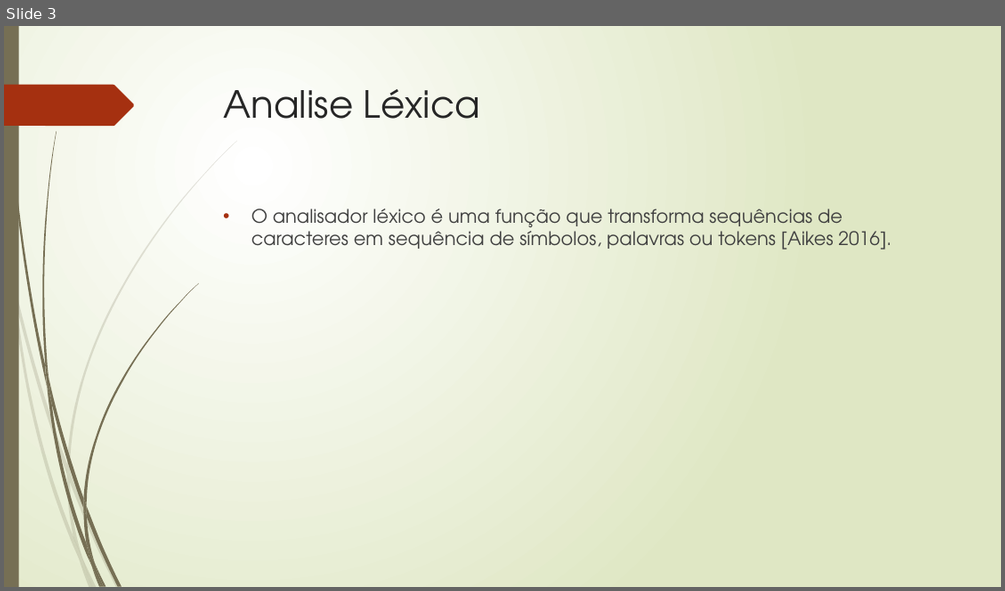
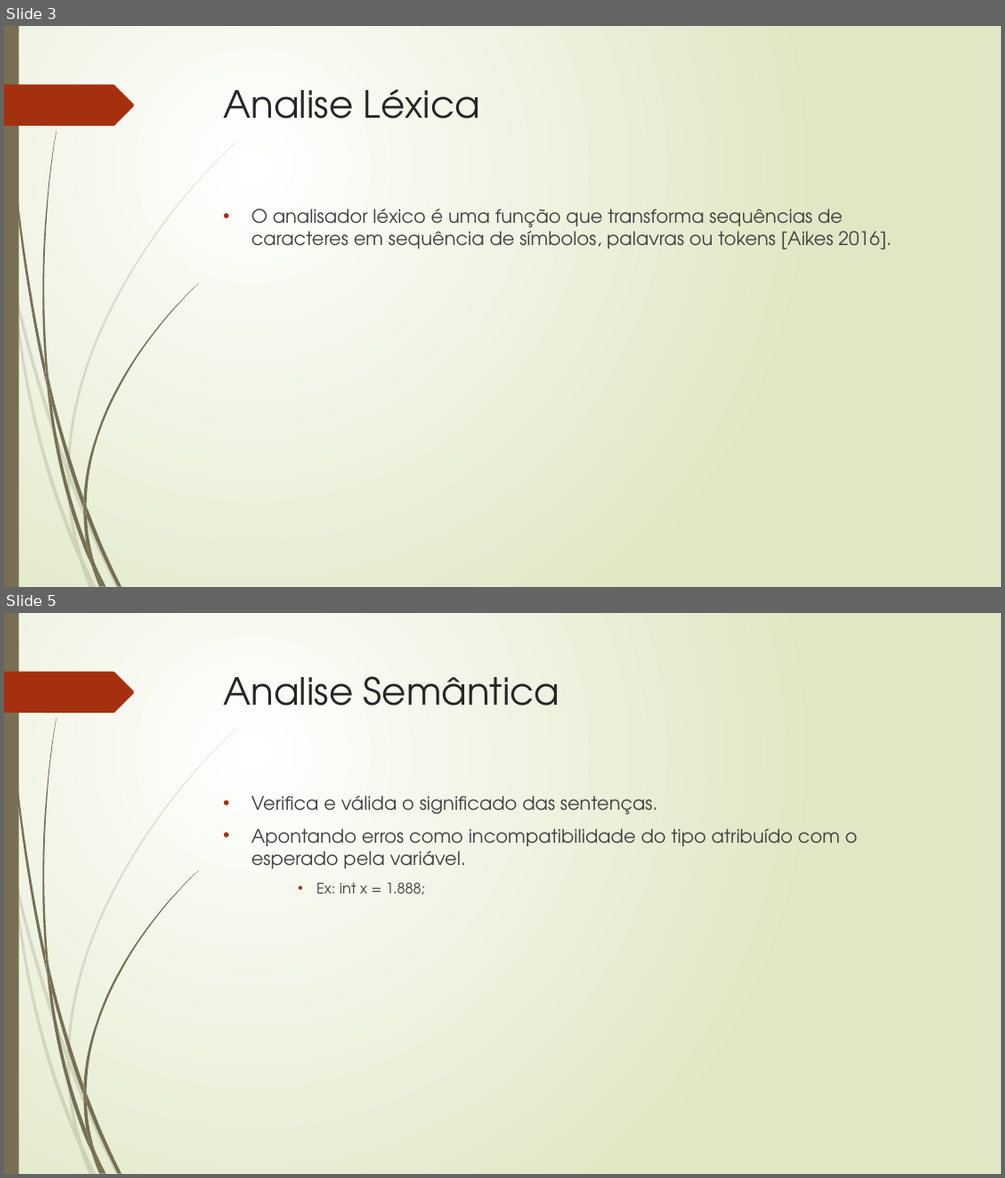
Before and after one commit to pablokintopp/Master-Killer-Compiler, a slide deck: Compilador da Linguagem Master-Killer.pptx. Shown one above the other, each under a label of ours: slide 3 before the commit, slides 3 and 5 after it; the slides between them are not shown. The pictures are 1005x591 and 1005x1178 pixels, drawn with LibreOffice and Linux fonts; fonts in the diff are those of the drawing. Boxes give left, top, right and bottom in pixels: in the first picture for what was removed or moved away, otherwise in the second. Text is boxed around its words. In the diff, an @@ line names an element or a change of style, - is before the commit and + after.

```diff
--- a/Compilador da Linguagem Master-Killer.pptx
+++ b/Compilador da Linguagem Master-Killer.pptx
@@ slide 5 added at (x1=4, y1=613, x2=1001, y2=1174), background gradient #FFFFFF to #DFE8C4; not listed: 24 template elements that a slide beside it also shows @@
@@ title added at (x1=224, y1=676, x2=559, y2=706), 36 pt, text #262626 @@
+Analise Semântica
@@ text added at (x1=251, y1=795, x2=858, y2=894), 18 pt, text #404040 @@
+• Verifica e válida o significado das sentenças.
+• Apontando erros como incompatibilidade do tipo atribuído com o esperado pela variável.
+    • Ex: int x = 1.888;
```
Also in this commit, not shown: 4 other slides added, 9 other files.
